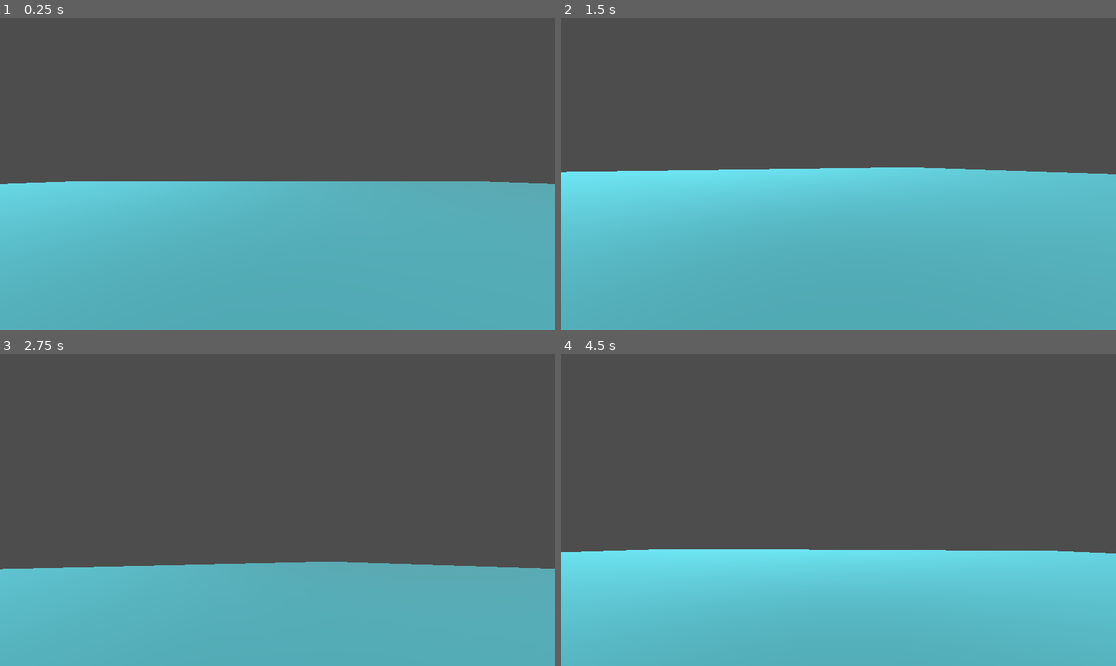
Above: before the commit, frames 1-4 (two rows, left to right).
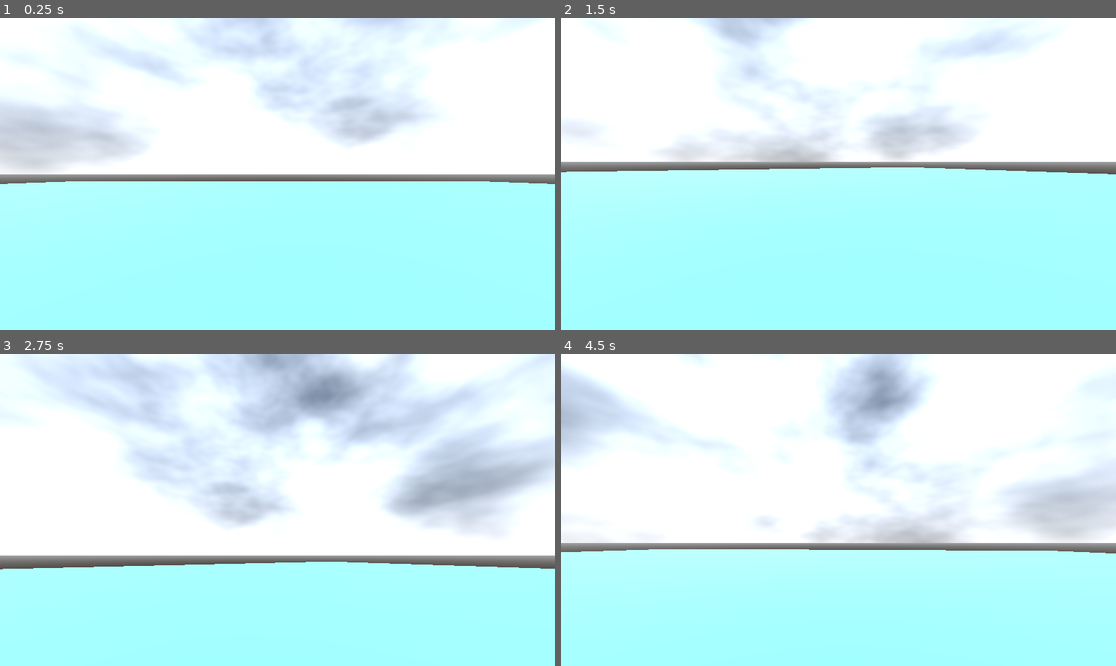
Above: after the commit, the same moments.

Repository: 1Magz1/FPS-Starter-Kit
Game: Godot game, scene res://Levels/General/general.tscn
The game is run twice, just before and just after one commit, with the same random seed, the same clock (stepped at 60 frames per second) and the same inputs.
Inputs (mouse positions are in pixels of both pictures, inside the frame that each line leads up to):
- Up to frame 1 (0.25 s): no input
- Up to frame 2 (1.5 s): tap Enter at 0.5 s; move the mouse to (866, 174) at 0.52 s; hold W (move_forward) from 0.53 s (still down); move the mouse to (810, 174) at 1.27 s
- Up to frame 3 (2.75 s): keep holding W (move_forward); tap Space at 2 s; move the mouse to (288, 503) at 2.02 s
- Up to frame 4 (4.5 s): keep holding W (move_forward); move the mouse to (832, 516) at 2.77 s; tap Enter at 3.5 s; move the mouse to (877, 513) at 3.52 s; move the mouse to (794, 506) at 4.27 s

The runs differ from the first frame. In frame 1, 100% of the frame differs, in the area x 0-100%, y 0-100%; in frame 2, 99%; in frame 3, 99%; in frame 4, 100%.

Commit message:
main
update general map

Diff:
--- a/Levels/General/general.tscn
+++ b/Levels/General/general.tscn
@@ -7,6 +7,22 @@
 
 [sub_resource type="StandardMaterial3D" id="StandardMaterial3D_onahw"]
 albedo_color = Color(1, 0.235294, 1, 1)
+
+[sub_resource type="FastNoiseLite" id="FastNoiseLite_vkod7"]
+
+[sub_resource type="NoiseTexture2D" id="NoiseTexture2D_6xo5b"]
+seamless = true
+noise = SubResource("FastNoiseLite_vkod7")
+
+[sub_resource type="ProceduralSkyMaterial" id="ProceduralSkyMaterial_gjw48"]
+sky_cover = SubResource("NoiseTexture2D_6xo5b")
+
+[sub_resource type="Sky" id="Sky_7mxia"]
+sky_material = SubResource("ProceduralSkyMaterial_gjw48")
+
+[sub_resource type="Environment" id="Environment_n4opm"]
+background_mode = 2
+sky = SubResource("Sky_7mxia")
 
 [node name="General" type="Node3D"]
 
@@ -28,3 +44,6 @@
 shadow_opacity = 0.75
 
 [node name="Player" parent="." instance=ExtResource("1_0eoc4")]
+
+[node name="WorldEnvironment" type="WorldEnvironment" parent="."]
+environment = SubResource("Environment_n4opm")
Not shown: 1 places in Levels/General/general.tscn that only renumber resources
